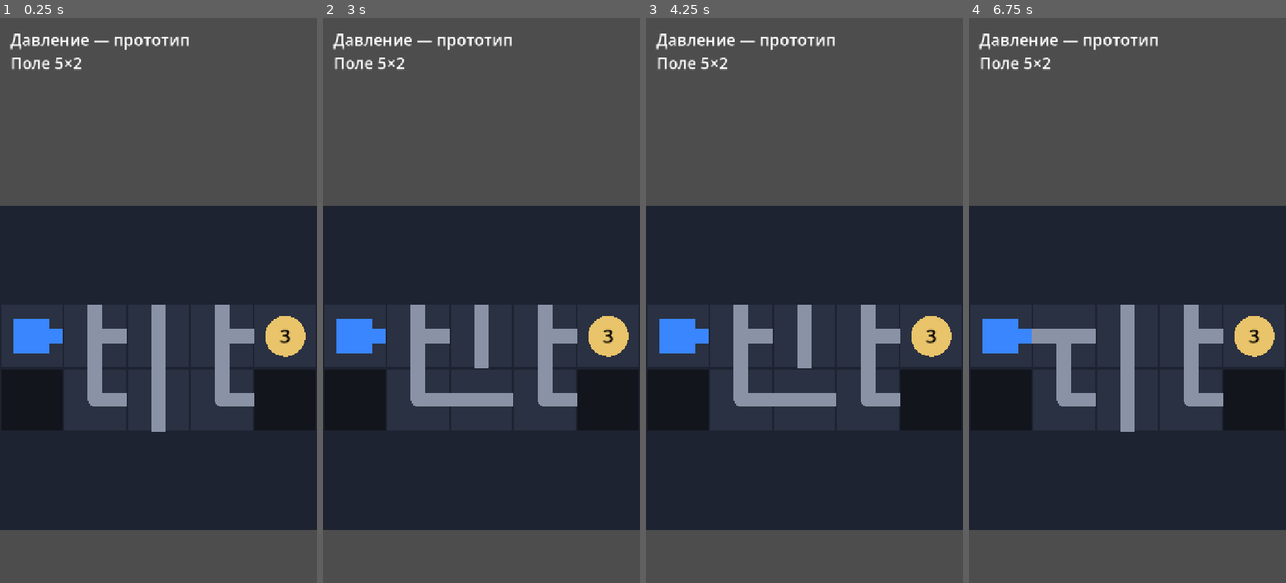
Above: before the commit, frames 1-4 (left to right).
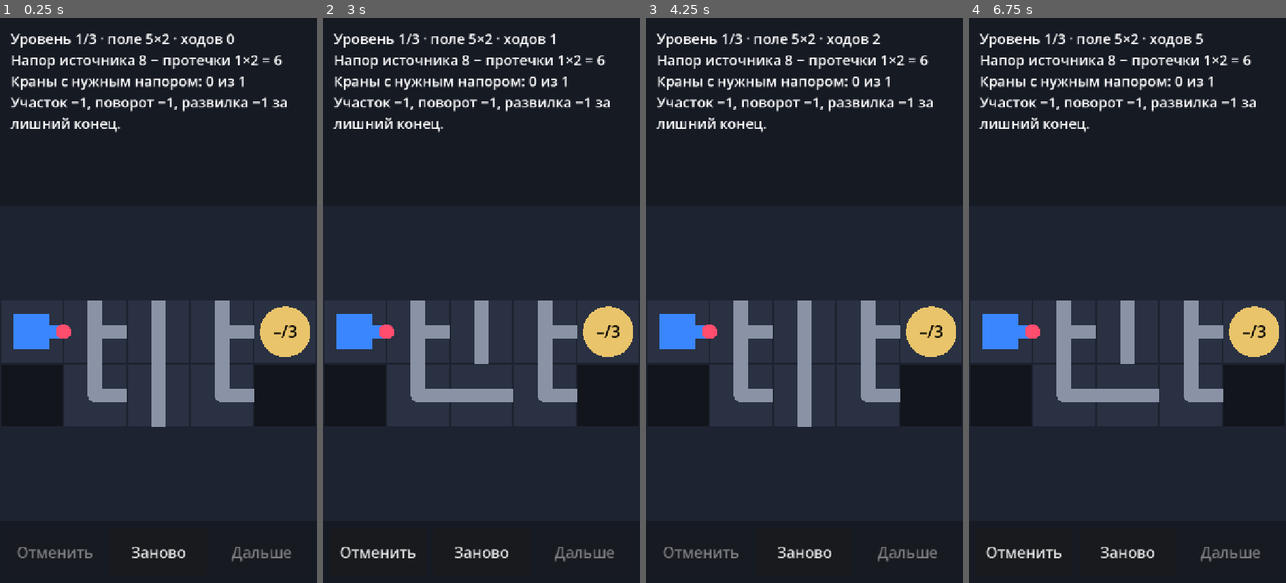
Above: after the commit, the same moments.

Repository: jshahriyarbadalov/master-pressure
Game: Godot game, scene res://game/ui/main.tscn
The game is run twice, just before and just after one commit, with the same random seed, the same clock (stepped at 60 frames per second) and the same inputs.
Inputs (mouse positions are in pixels of both pictures, inside the frame that each line leads up to):
- Up to frame 1 (0.25 s): no input
- Up to frame 2 (3 s): click (481, 554) at 0.5 s, where only the run after the commit has a clickable "Заново"; click (481, 554) at 1.25 s, where only the run after the commit has a clickable "Заново"; click (481, 554) at 2 s, where only the run after the commit has a clickable "Заново"; tap Enter at 2.75 s; move the mouse to (481, 368) at 2.77 s; click (481, 368) at 2.92 s
- Up to frame 3 (4.25 s): click (699, 554) at 3.5 s, where only the run after the commit has a clickable "Отменить"
- Up to frame 4 (6.75 s): tap Space at 4.25, 6.5 s; move the mouse to (1064, 328) at 4.27 s; click (1064, 328) at 4.42 s; click (1022, 554) at 5 s, where only the run after the commit has a clickable "Отменить"; tap Enter at 5.75 s; move the mouse to (1159, 176) at 5.77 s; click (1159, 176) at 5.92 s; move the mouse to (1111, 413) at 6.52 s; click (1111, 413) at 6.67 s

The runs differ from the first frame. In frame 1, 43% of the frame differs, in the area x 0-100%, y 0-100%; in frame 2, 44%; in frame 3, 44%; in frame 4, 45%.

Commit message:
T-11: живой напор, победа, «Дальше»
- пересчёт после каждого касания; вода в трубах ярче при большем напоре,
  сухие трубы серые; протечки — красные капли на концах
- кран: «есть/нужно», зелёный если хватает, оранжевый если вода дошла,
  но напора мало, жёлтый если сухой
- сверху: напор источника, протечки, H_эфф, сколько кранов в норме
- победа: «Решено!», поле блокируется, кнопка «Дальше» включается
- «Отменить» и «Заново» — сразу (по плану этап 6, но без них прототип
  неудобно гонять; логика тривиальная)
- tools/screenshot.gd: настоящий рендер под xvfb-run → PNG
  (docs/screenshots/ — как выглядит сейчас)
- tests/test_ui.gd: три примера доигрываются касаниями до победы, на
  кранах ровно числа из документа; «Отменить»/«Заново» возвращают старт

Co-Authored-By: Claude Opus 5.5 <noreply@anthropic.com>
Claude-Session: https://claude.ai/code/session_01D9V7yxtszNZeZRQeACzA7x

Diff:
--- a/game/ui/board_view.gd
+++ b/game/ui/board_view.gd
@@ -15,15 +15,28 @@
 const COL_WALL := Color("12151c")
 const COL_SOURCE := Color("3a86ff")
 const COL_TAP := Color("e9c46a")
+const COL_TAP_OK := Color("52b788")
+const COL_TAP_LOW := Color("f4845f")
+const COL_WATER_LO := Color("1b4b8a")
+const COL_WATER_HI := Color("6fd3ff")
+const COL_LEAK := Color("ff4d6d")
+const UNREACHED := -1000000
 
 var level = null
+var result := {}  ## результат PressureEval.evaluate для текущих поворотов
 var cell := MIN_CELL
 var origin := Vector2.ZERO
 
 
 func set_level(lv) -> void:
 	level = lv
+	result = {}
 	_fit()
+	queue_redraw()
+
+
+func set_result(r: Dictionary) -> void:
+	result = r
 	queue_redraw()
 
 
@@ -72,6 +85,7 @@
 		return
 	for i in level.w * level.h:
 		_draw_cell(i)
+	_draw_leaks()
 
 
 func _draw_cell(i: int) -> void:
@@ -88,7 +102,11 @@
 		_draw_arms(c, level.outlets, COL_SOURCE, cell * 0.22)
 		draw_rect(Rect2(c - Vector2.ONE * cell * 0.28, Vector2.ONE * cell * 0.56), COL_SOURCE)
 	elif k == Pieces.TAP:
-		draw_circle(c, cell * 0.32, COL_TAP)
+		var p = tap_pressure(i)
+		var col := COL_TAP
+		if p != null:
+			col = COL_TAP_OK if int(p) >= int(level.req[i]) else COL_TAP_LOW
+		draw_circle(c, cell * 0.40, col)
 		_draw_tap_label(i, c)
 
 
@@ -100,14 +118,40 @@
 	draw_circle(c, width * 0.5, col)
 
 
-## Цвет трубы; в T-11 зависит от напора.
-func pipe_color(_i: int) -> Color:
-	return COL_PIPE
+## Цвет трубы: сухая — серая; мокрая — синяя, тем ярче, чем выше напор.
+func pipe_color(i: int) -> Color:
+	if result.is_empty() or result["wet"][i] == 0:
+		return COL_PIPE
+	var p: int = result["cell_p"][i]
+	if p == UNREACHED:
+		return COL_WATER_LO
+	var t := clampf(float(p) / maxf(1.0, float(level.H)), 0.0, 1.0)
+	return COL_WATER_LO.lerp(COL_WATER_HI, t)
 
 
+func tap_pressure(i: int) -> Variant:
+	if result.is_empty():
+		return null
+	var j: int = level.taps.find(i)
+	return result["taps"][j] if j >= 0 else null
+
+
+func _draw_leaks() -> void:
+	if result.is_empty():
+		return
+	for code in result["leak_list"]:
+		var i: int = code >> 2
+		var d: int = code & 3
+		var c := cell_rect(i).get_center()
+		var tip := c + Vector2(Dir.DX[d], Dir.DY[d]) * cell * 0.5
+		draw_circle(tip, cell * 0.12, COL_LEAK)
+
+
+## Подпись крана: «есть/нужно» («–» — вода не дошла).
 func _draw_tap_label(i: int, c: Vector2) -> void:
 	var font := get_theme_default_font()
-	var txt := str(level.req[i])
-	var fs := int(cell * 0.3)
+	var p = tap_pressure(i)
+	var txt := "%s/%d" % ["–" if p == null else str(maxi(int(p), 0)), int(level.req[i])]
+	var fs := int(cell * 0.26)
 	var w := font.get_string_size(txt, HORIZONTAL_ALIGNMENT_CENTER, -1, fs).x
 	draw_string(font, c + Vector2(-w / 2.0, fs * 0.35), txt, HORIZONTAL_ALIGNMENT_LEFT, -1, fs, Color.BLACK)
--- a/game/ui/main.gd
+++ b/game/ui/main.gd
@@ -3,31 +3,69 @@
 extends Control
 
 const PressureLevel = preload("res://game/logic/pressure_level.gd")
+const PressureEval = preload("res://game/logic/pressure_eval.gd")
 const BoardView = preload("res://game/ui/board_view.gd")
 const JsonIo = preload("res://addons/master_core/level/json_io.gd")
 
-const BAR_H := 120.0
+const BAR_H := 140.0
+const PAD := 16.0
 
+var levels: Array = []      ## словари уровней (JSON)
+var index := 0
 var level = null
+var start_rots := PackedByteArray()
+var undo_stack := PackedInt32Array()
+var result := {}
+var won := false
+var moves := 0
+
 var board: BoardView
 var info: Label
+var btn_undo: Button
+var btn_reset: Button
+var btn_next: Button
 
 
 func _ready() -> void:
 	if board != null:
 		return  # уже инициализирован (тесты вызывают _ready вручную)
 	set_anchors_preset(Control.PRESET_FULL_RECT)
+	var bg := ColorRect.new()
+	bg.color = Color("161a23")
+	bg.set_anchors_preset(Control.PRESET_FULL_RECT)
+	bg.mouse_filter = Control.MOUSE_FILTER_IGNORE
+	add_child(bg)
 	info = Label.new()
-	info.add_theme_font_size_override("font_size", 36)
+	info.add_theme_font_size_override("font_size", 32)
 	info.autowrap_mode = TextServer.AUTOWRAP_WORD
 	add_child(info)
 	board = BoardView.new()
 	add_child(board)
 	board.cell_tapped.connect(_on_cell_tapped)
+	btn_undo = _button("Отменить", undo)
+	btn_reset = _button("Заново", reset)
+	btn_next = _button("Дальше", next_level)
 	resized.connect(_layout)
 	_layout()
-	var ex: Array = JsonIo.read("res://tests/fixtures/examples.json")
-	load_level(PressureLevel.from_dict(ex[0]["level"]))
+	load_pack(_default_levels())
+
+
+func _button(text: String, cb: Callable) -> Button:
+	var b := Button.new()
+	b.text = text
+	b.add_theme_font_size_override("font_size", 34)
+	b.focus_mode = Control.FOCUS_NONE
+	b.pressed.connect(cb)
+	add_child(b)
+	return b
+
+
+## Уровни по умолчанию: три примера из GAME_DESIGN (T-12 заменит их паком).
+func _default_levels() -> Array:
+	var out := []
+	for e in JsonIo.read("res://tests/fixtures/examples.json"):
+		out.append(e["level"])
+	return out
 
 
 func _layout() -> void:
@@ -37,27 +75,91 @@
 	board.position = Vector2(0, top)
 	board.size = Vector2(size.x, size.y - top - BAR_H)
 	board.refit()
+	var bw := (size.x - PAD * 4) / 3.0
+	var y := size.y - BAR_H + PAD
+	var bh := BAR_H - PAD * 2
+	for k in 3:
+		var b: Button = [btn_undo, btn_reset, btn_next][k]
+		b.position = Vector2(PAD + k * (bw + PAD), y)
+		b.size = Vector2(bw, bh)
 
 
-func load_level(lv) -> void:
-	level = lv
-	board.set_level(lv)
-	_update_info()
+func load_pack(dicts: Array, start_index: int = 0) -> void:
+	levels = dicts
+	index = clampi(start_index, 0, maxi(0, levels.size() - 1))
+	_load_current()
 
 
-## Касание клетки: повернуть, если это поворачиваемый участок.
+func _load_current() -> void:
+	level = PressureLevel.from_dict(levels[index])
+	start_rots = level.rots.duplicate()
+	undo_stack.clear()
+	moves = 0
+	won = false
+	board.set_level(level)
+	_refresh()
+
+
+## Касание клетки: повернуть, если это поворачиваемый участок и уровень не решён.
 func tap_cell(i: int) -> bool:
-	if level == null or not level.is_rotatable(i):
+	if level == null or won or not level.is_rotatable(i):
 		return false
 	level.rotate_cell(i)
-	board.queue_redraw()
-	_update_info()
+	undo_stack.append(i)
+	moves += 1
+	_refresh()
 	return true
+
+
+func undo() -> void:
+	if won or undo_stack.is_empty():
+		return
+	var i: int = undo_stack[undo_stack.size() - 1]
+	undo_stack.remove_at(undo_stack.size() - 1)
+	level.rots[i] = (level.rots[i] + 3) & 3
+	moves += 1
+	_refresh()
+
+
+func reset() -> void:
+	level.rots = start_rots.duplicate()
+	undo_stack.clear()
+	won = false
+	_refresh()
+
+
+func next_level() -> void:
+	if not won:
+		return
+	index = (index + 1) % levels.size()
+	_load_current()
 
 
 func _on_cell_tapped(i: int) -> void:
 	tap_cell(i)
 
 
+func _refresh() -> void:
+	result = PressureEval.evaluate(level, level.masks())
+	won = result["win"]
+	board.set_result(result)
+	btn_next.disabled = not won
+	btn_undo.disabled = won or undo_stack.is_empty()
+	_update_info()
+
+
 func _update_info() -> void:
-	info.text = "Давление — прототип\nПоле %d×%d" % [level.w, level.h]
+	var ok := 0
+	for j in level.taps.size():
+		var p = result["taps"][j]
+		if p != null and int(p) >= int(level.req[level.taps[j]]):
+			ok += 1
+	var lines := PackedStringArray()
+	lines.append("Уровень %d/%d · поле %d×%d · ходов %d" % [index + 1, levels.size(), level.w, level.h, moves])
+	lines.append("Напор источника %d − протечки %d×%d = %d" % [level.H, result["leaks"], level.L, result["heff"]])
+	lines.append("Краны с нужным напором: %d из %d" % [ok, level.taps.size()])
+	if won:
+		lines.append("Решено! Жми «Дальше».")
+	else:
+		lines.append("Участок −1, поворот −1, развилка −1 за лишний конец.")
+	info.text = "\n".join(lines)
--- a/tests/test_ui.gd
+++ b/tests/test_ui.gd
@@ -48,3 +48,48 @@
 	check(m.board.position.y + m.board.size.y <= 1280, "поле на экране")
 	m.queue_free()
 	return ok()
+
+
+func test_play_example_to_win() -> bool:
+	var m := _make()
+	var ex: Array = load_json("res://tests/fixtures/examples.json")
+	var want := [[3], [2, 2], [4, 2]]
+	for k in 3:
+		m.load_pack([ex[k]["level"]], 0)
+		var lv = m.level
+		check(not m.won, "пример %d: старт не решён" % (k + 1))
+		check(m.btn_next.disabled, "пример %d: «Дальше» выключена до победы" % (k + 1))
+		# докрутить каждую клетку касаниями до решения
+		for i in lv.w * lv.h:
+			if not lv.is_rotatable(i):
+				continue
+			var guard := 0
+			while lv.rots[i] != lv.solution[i] and guard < 4 and not m.won:
+				m.tap_cell(i)
+				guard += 1
+		check(m.won, "пример %d: решён касаниями" % (k + 1))
+		check_eq(str(m.result["taps"]), str(want[k]), "пример %d: напор на кранах как в документе" % (k + 1))
+		check(not m.btn_next.disabled, "пример %d: «Дальше» включилась" % (k + 1))
+		check(not m.tap_cell(0) or not lv.is_rotatable(0), "после победы поле не крутится")
+	m.queue_free()
+	return ok()
+
+
+func test_undo_and_reset() -> bool:
+	var m := _make()
+	var lv = m.level
+	var start: PackedByteArray = lv.rots.duplicate()
+	var cells := []
+	for i in lv.w * lv.h:
+		if lv.is_rotatable(i):
+			cells.append(i)
+	m.tap_cell(cells[0])
+	m.tap_cell(cells[1])
+	m.undo()
+	m.undo()
+	check_eq(lv.rots, start, "два «Отменить» вернули старт")
+	m.tap_cell(cells[0])
+	m.reset()
+	check_eq(lv.rots, start, "«Заново» вернуло старт")
+	m.queue_free()
+	return ok()
--- /dev/null
+++ b/tools/screenshot.gd
@@ -0,0 +1,45 @@
+## Скриншот экрана игры (нужен дисплей, например xvfb-run):
+##   xvfb-run -s "-screen 0 720x1280x24" godot --rendering-driver opengl3 --resolution 720x1280 -s tools/screenshot.gd -- --out shot.png [--level N] [--solve K]
+## --solve K — докрутить первые K поворачиваемых клеток до решения (показать воду).
+extends SceneTree
+
+var main: Control
+var frames := 0
+var out := "shot.png"
+
+
+func _initialize() -> void:
+	var a := {}
+	var args := OS.get_cmdline_user_args()
+	for i in range(0, args.size() - 1, 2):
+		a[args[i].trim_prefix("--")] = args[i + 1]
+	out = a.get("out", out)
+	main = load("res://game/ui/main.tscn").instantiate()
+	root.add_child(main)
+	if main.board == null:
+		main._ready()
+	if a.has("level"):
+		main.index = int(a["level"])
+		main._load_current()
+	if a.has("solve"):
+		var k := int(a["solve"])
+		var lv = main.level
+		for i in lv.w * lv.h:
+			if k <= 0:
+				break
+			if lv.is_rotatable(i) and lv.rots[i] != lv.solution[i]:
+				var guard := 0
+				while lv.rots[i] != lv.solution[i] and guard < 4:
+					main.tap_cell(i)
+					guard += 1
+				k -= 1
+
+
+func _process(_delta: float) -> bool:
+	frames += 1
+	if frames == 5:
+		var img := root.get_texture().get_image()
+		img.save_png(out)
+		print("saved ", out, " ", img.get_size())
+		return true
+	return false
Binary file added: docs/screenshots/t11_example1_start.png
Binary file added: docs/screenshots/t11_example2_progress.png
